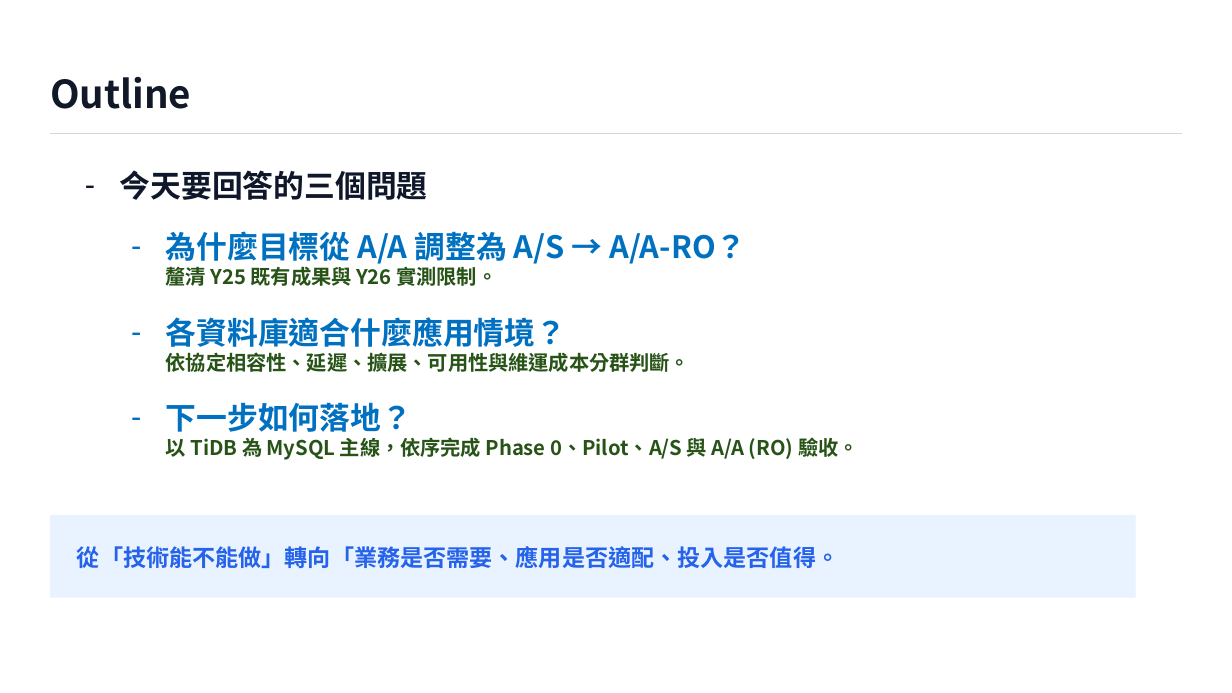
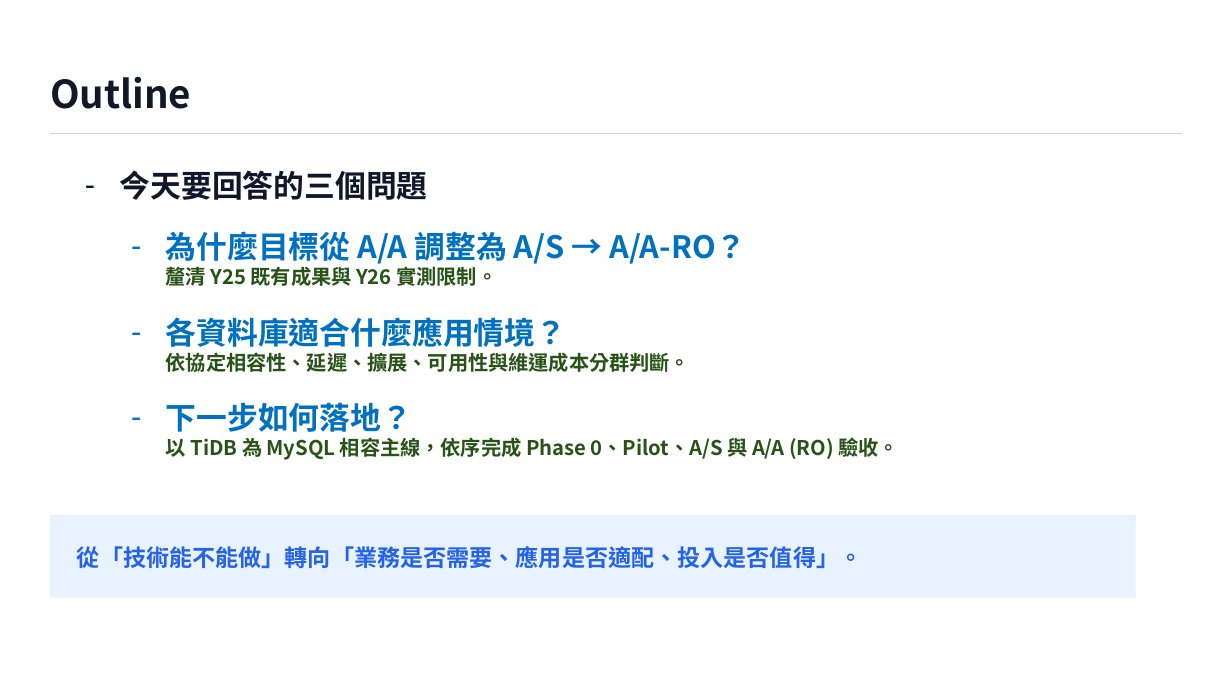
Before and after one commit to heavenruler/dba_career, a slide deck: slide 2 of poc/refresh/0827_slide_codex_v4.pptx. Drawn at 1232x693 pixels with LibreOffice and Linux fonts; fonts in the diff are those of the drawing. Boxes give left, top, right and bottom in pixels: in the first picture for what was removed or moved away, otherwise in the second. Text is boxed around its words. In the diff, an @@ line names an element or a change of style, - is before the commit and + after.

```diff
--- a/poc/refresh/0827_slide_codex_v4.pptx
+++ b/poc/refresh/0827_slide_codex_v4.pptx
@@ text at (166,402,900,460): text changed @@
-  – 下一步如何落地？
-    以 TiDB 為 MySQL 主線，依序完成 Phase 0、Pilot、A/S 與 A/A (RO) 驗收。
+  – 下一步如何落地？
+    以 TiDB 為 MySQL 相容主線，依序完成 Phase 0、Pilot、A/S 與 A/A (RO) 驗收。
@@ text at (77,546,862,568): text changed @@
-從「技術能不能做」轉向「業務是否需要、應用是否適配、投入是否值得。
+從「技術能不能做」轉向「業務是否需要、應用是否適配、投入是否值得」。
```
Also in this commit, not shown: 6 other slides changed, 1 other file.
